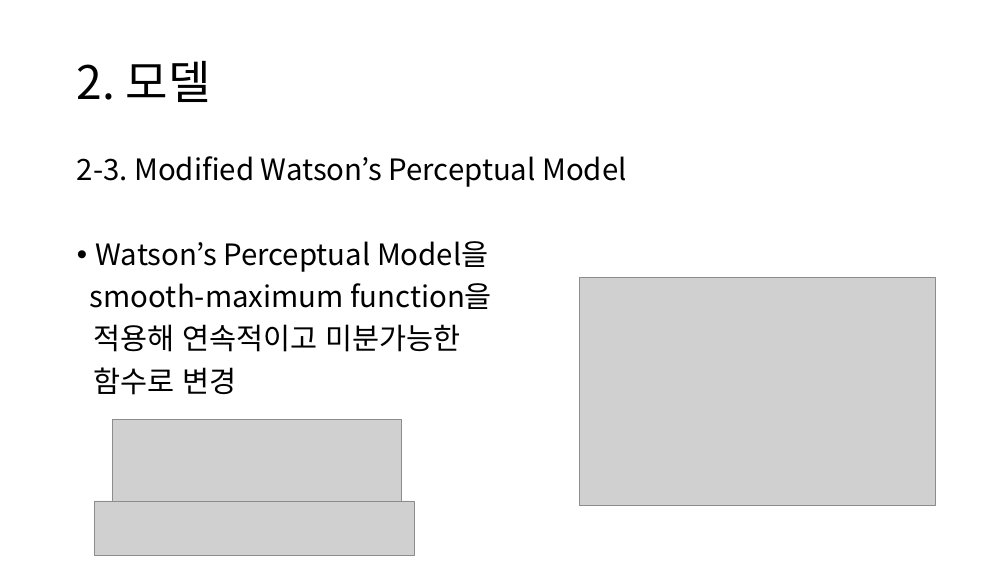
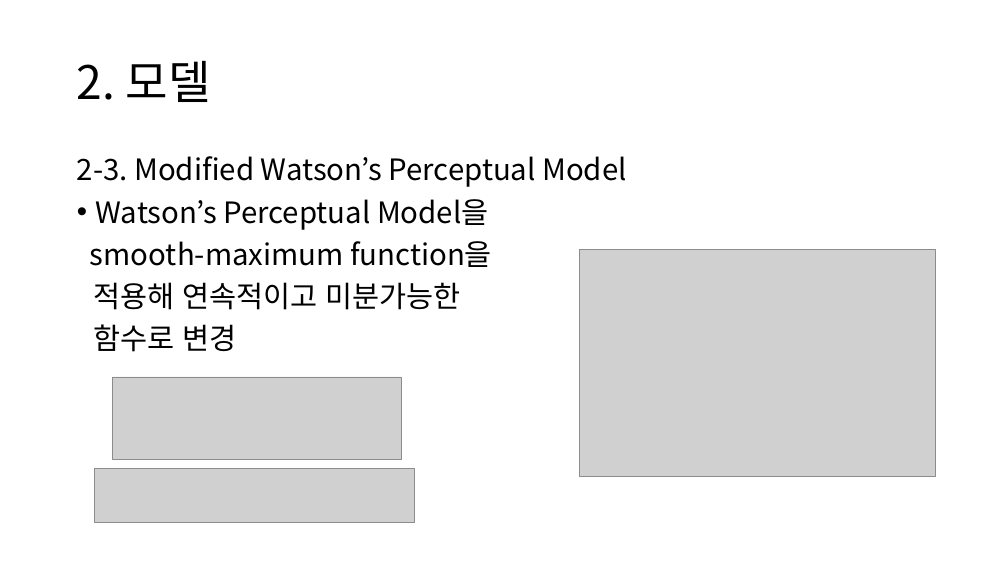
Before and after one commit to chroion/paper-review, a slide deck: slide 14 of The Stable Signature Rooting Watermarks in Latent Diffusion Models/Rooting Watermarks in Latent Diffusion Models.pptx. Drawn at 1008x567 pixels with LibreOffice and Linux fonts; fonts in the diff are those of the drawing; grey boxes stand for pictures. Boxes give left, top, right and bottom in pixels: in the first picture for what was removed or moved away, otherwise in the second. Text is boxed around its words. In the diff, an @@ line names an element or a change of style, - is before the commit and + after.

```diff
--- a/The Stable Signature Rooting Watermarks in Latent Diffusion Models/Rooting Watermarks in Latent Diffusion Models.pptx
+++ b/The Stable Signature Rooting Watermarks in Latent Diffusion Models/Rooting Watermarks in Latent Diffusion Models.pptx
@@ text "2-3. Modified Watson’s Perceptual Model" rewrapped from (x1=77, y1=156, x2=626, y2=395) to (x1=77, y1=156, x2=626, y2=352) @@
@@ picture moved from (x1=580, y1=278, x2=935, y2=505) to (x1=580, y1=249, x2=935, y2=476) @@
@@ picture moved from (x1=113, y1=420, x2=402, y2=502) to (x1=113, y1=377, x2=402, y2=460) @@
@@ picture moved from (x1=95, y1=501, x2=414, y2=556) to (x1=95, y1=469, x2=414, y2=523) @@
```
Also in this commit, not shown: 3 other slides changed, 1 slide added, 1 slide removed.
